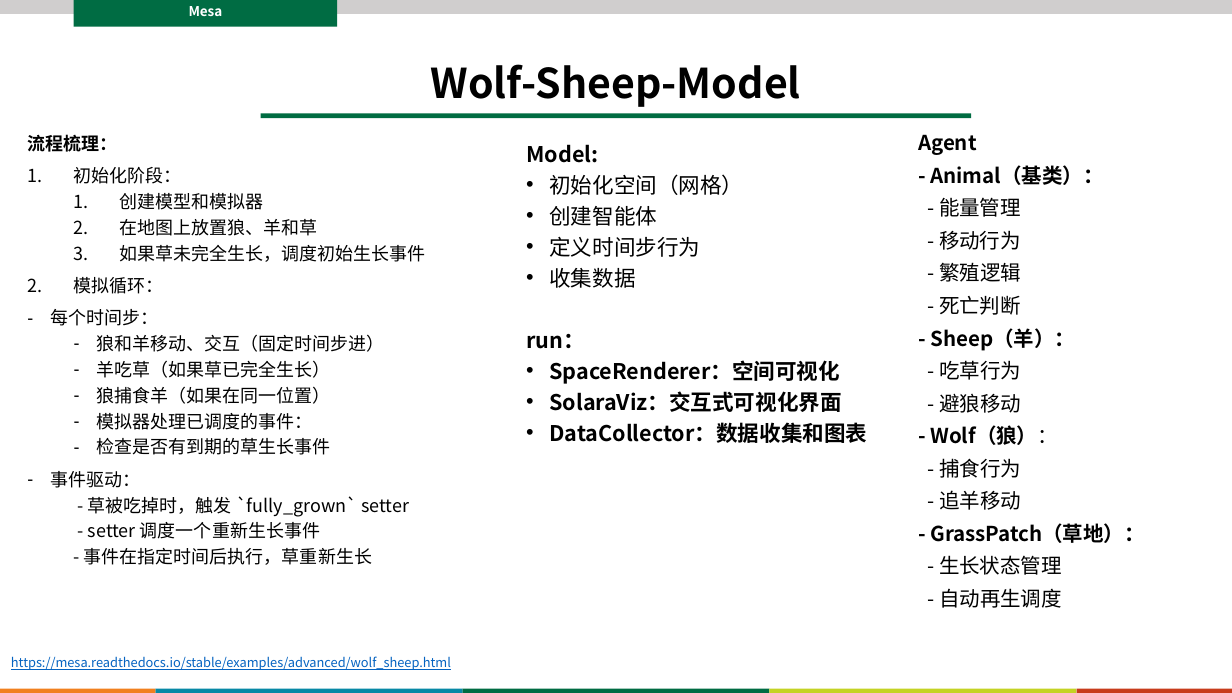
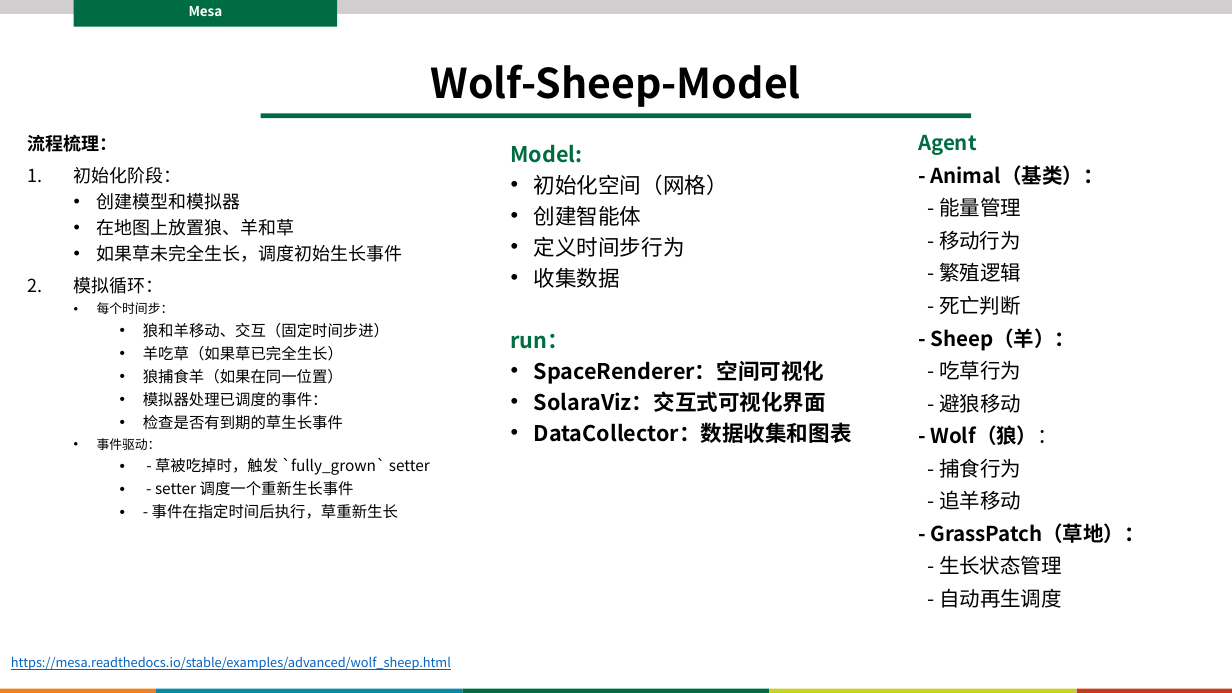
Before and after one commit to abmind-community/course-2025, a slide deck: slide 12 of lectures/lec01/lec01_1314_mesa_exercises.pptx (slide 11 before the commit). Drawn at 1232x693 pixels with LibreOffice and Linux fonts; fonts in the diff are those of the drawing. Boxes give left, top, right and bottom in pixels: in the first picture for what was removed or moved away, otherwise in the second. Text is boxed around its words. In the diff, an @@ line names an element or a change of style, - is before the commit and + after.

Commit message:
revision/more detailed homework and simple wolf-sheep model after finishing homework by myself

```diff
--- a/lectures/lec01/lec01_1314_mesa_exercises.pptx
+++ b/lectures/lec01/lec01_1314_mesa_exercises.pptx
@@ text "Model:": place and size @@
-text "Model:" at (526,144,867,443)
+text "Model:" at (511,144,852,443)
@@ text at (511,144,583,349): text colour #000000 to #006C42 in "Model:", "run：" @@
@@ text at (918,134,977,155): text colour #000000 to #006C42 in "Agent" @@
@@ text at (97,193,430,519): size 14 to 10 pt in "每个时间步：", "事件驱动："; size 14 to 12 pt in "狼和羊移动、交互（固定时间步进）", "羊吃草（如果草已完全生长）", "狼捕食羊（如果在同一位置）", "模拟器处理已调度的事件：" and 4 more places; bullet 1. to •; bullet - to •; list level 1 to 2 in "每个时间步："; list level 2 to 3 in "狼和羊移动、交互（固定时间步进）"; list level 2 to 3 in "羊吃草（如果草已完全生长）"; list level 2 to 3 in "狼捕食羊（如果在同一位置）"; list level 2 to 3 in "模拟器处理已调度的事件："; list level 2 to 3 in "检查是否有到期的草生长事件"; list level 1 to 2 in "事件驱动："; bullet none to •; list level 2 to 3 in "- 草被吃掉时，触发 `fully_grown` setter"; list level 2 to 3 in "- setter 调度一个重新生长事件"; list level 2 to 3 in "- 事件在指定时间后执行，草重新生长" @@
```
Also in this commit, not shown: 5 other slides changed, 1 slide added, 3 other files.
